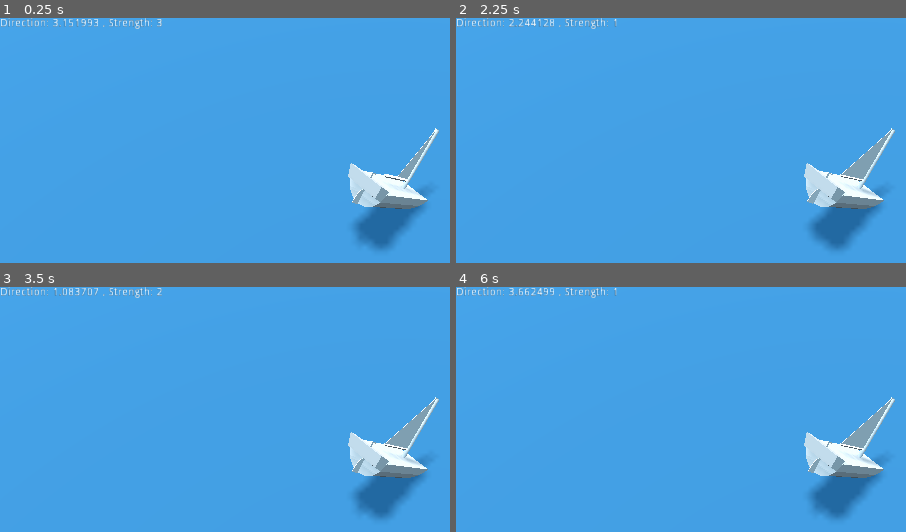
Above: before the commit, frames 1-4 (two rows, left to right).
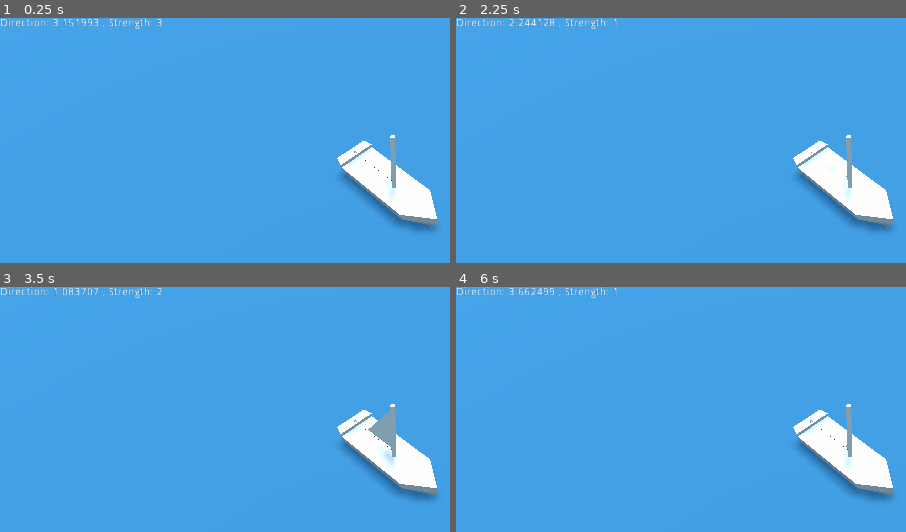
Above: after the commit, the same moments.

Repository: MrBananaLord/pirates
Game: Godot game, scene res://Main.tscn
Same seed, same stepped clock (60 frames per second), same inputs: the game is played once before the commit and once after it.
Inputs:
- Up to frame 1 (0.25 s): no input
- Up to frame 2 (2.25 s): tap Enter at 0.5 s; hold Up (sail_up_1) 0.53-1.28 s; hold A (rudder_portside_1, bound only after the commit) 0.53-1.28 s; tap Left (rudder_portside_1, bound only before the commit) at 0.8, 1.35 s; tap Space at 1.25 s; hold Down (sail_down_1) 1.28-2.03 s; tap D (rudder_starboard_1, bound only after the commit) at 1.55 s; hold Up (sail_up_1) from 2.03 s (still down); hold D (rudder_starboard_1, bound only after the commit) from 2.03 s (still down)
- Up to frame 3 (3.5 s): keep holding Up (sail_up_1); tap Right (rudder_starboard_1, bound only before the commit) at 2.3, 2.85 s; tap Enter at 2.75 s; release D (rudder_starboard_1, bound only after the commit) at 2.78 s; tap A (rudder_portside_1, bound only after the commit) at 3.05 s
- Up to frame 4 (6 s): tap Space at 3.5, 5.75 s; release Up (sail_up_1) at 3.53 s; hold A (rudder_portside_1, bound only after the commit) 3.53-4.28 s; hold Down (sail_down_1) 3.53-5.78 s; tap Left (rudder_portside_1, bound only before the commit) at 3.8, 4.35 s; tap Enter at 4.25 s; tap D (rudder_starboard_1, bound only after the commit) at 4.55 s; hold D (rudder_starboard_1, bound only after the commit) 5.03-5.78 s; tap Right (rudder_starboard_1, bound only before the commit) at 5.3, 5.85 s; hold Up (sail_up_1) from 5.78 s (still down)

The runs differ from the first frame. In frame 1, 5.5% of the frame differs, in the area x 74-98%, y 44-95%; in frame 2, 5.7%; in frame 3, 5.9%; in frame 4, 5.7%.

Commit message:
Movable sail.

Diff:
--- a/Main.tscn
+++ b/Main.tscn
@@ -15,7 +15,7 @@
 [node name="Main" type="Node"]
 
 [node name="Player" parent="." instance=ExtResource( 1 )]
-transform = Transform( -0.707107, 0.5, 0.5, 0, 0.707107, -0.707107, -0.707107, -0.5, -0.5, 0, 0, 0 )
+transform = Transform( 0.707107, 0, 0.707107, 0, 1, 0, -0.707107, 0, 0.707107, 0, 0, 0 )
 
 [node name="Water" type="StaticBody" parent="."]
 transform = Transform( 1, 0, 0, 0, 1, 0, 0, 0, 1, 0, -1, 0 )
--- a/Player.gd
+++ b/Player.gd
@@ -6,11 +6,15 @@
 	pass
 
 func _physics_process(delta):
-	if Input.is_action_just_pressed("sail_up_1"):
+	if Input.is_action_pressed("sail_up_1"):
 		$Pivot/Ship.sailsUp()
-	if Input.is_action_just_pressed("sail_down_1"):
+	if Input.is_action_pressed("sail_down_1"):
 		$Pivot/Ship.sailsDown()
 	if Input.is_action_pressed("rudder_portside_1"):
 		$Pivot/Ship.rudderTurnStarboard()
 	if Input.is_action_pressed("rudder_starboard_1"):
 		$Pivot/Ship.rudderTurnPortside()
+	if Input.is_action_pressed("sail_clockwise_1"):
+		$Pivot/Ship.sailClockwise()
+	if Input.is_action_pressed("sail_counterclockwise_1"):
+		$Pivot/Ship.sailCounterclockwise()
--- a/Ship.gd
+++ b/Ship.gd
@@ -1,37 +1,42 @@
 extends Spatial
 
-var sails = [$"Sail 0", $"Sail 1", $"Sail 2"]
-var activeSailIndex = 0
-var rudderRotationSpeed = 1
+var initialSailScale = $Hull/Mast/Sail.scale
+var sailFold = 100
+var sailFoldSpeed = 1
+var rudderRotationSpeed = deg2rad(1)
+var mastRotationSpeed = deg2rad(1)
 var rudderAngle = 0
 
 func _ready():
-	_setActiveSail(1)
+	_setSailFold(0)
 
 func sailsUp():
-	if activeSailIndex + 1 < sails.size():
-		_setActiveSail(activeSailIndex + 1)
+	if sailFold + sailFoldSpeed <= 100:
+		_setSailFold(sailFold + sailFoldSpeed)
 
 func sailsDown():
-	if activeSailIndex - 1 >= 0:
-		_setActiveSail(activeSailIndex - 1)
+	if sailFold - sailFoldSpeed >= 0:
+		_setSailFold(sailFold - sailFoldSpeed)
 
 func rudderTurnStarboard():
-	if rudderAngle - deg2rad(rudderRotationSpeed) >= deg2rad(-45):
-		_turnRudderBy(-deg2rad(rudderRotationSpeed))
+	if rudderAngle - rudderRotationSpeed >= deg2rad(-45):
+		_turnRudderBy(-rudderRotationSpeed)
 
 func rudderTurnPortside():
-	if rudderAngle + deg2rad(rudderRotationSpeed) <= deg2rad(45):
-		_turnRudderBy(deg2rad(rudderRotationSpeed))
+	if rudderAngle + rudderRotationSpeed <= deg2rad(45):
+		_turnRudderBy(rudderRotationSpeed)
 
-func _setActiveSail(index):
-	activeSailIndex = index
+func _setSailFold(fold):
+	sailFold = fold
+	print(fold / 100.0)
+	$Hull/Mast/Sail.scale = initialSailScale * (fold / 100.0)
 
-	for sail in sails:
-		sail.hide()
+func sailClockwise():
+	$Hull/Mast.rotate_y(-mastRotationSpeed)
 
-	sails[activeSailIndex].show()
+func sailCounterclockwise():
+	$Hull/Mast.rotate_y(mastRotationSpeed)
 
 func _turnRudderBy(radAngle):
 	rudderAngle += radAngle
-	$Rudder.rotate_y(radAngle)
+	$Hull/Rudder.rotate_y(radAngle)
--- a/project.godot
+++ b/project.godot
@@ -32,10 +32,20 @@
 }
 rudder_portside_1={
 "deadzone": 0.5,
+"events": [ Object(InputEventKey,"resource_local_to_scene":false,"resource_name":"","device":0,"alt":false,"shift":false,"control":false,"meta":false,"command":false,"pressed":false,"scancode":65,"unicode":0,"echo":false,"script":null)
+ ]
+}
+rudder_starboard_1={
+"deadzone": 0.5,
+"events": [ Object(InputEventKey,"resource_local_to_scene":false,"resource_name":"","device":0,"alt":false,"shift":false,"control":false,"meta":false,"command":false,"pressed":false,"scancode":68,"unicode":0,"echo":false,"script":null)
+ ]
+}
+sail_clockwise_1={
+"deadzone": 0.5,
 "events": [ Object(InputEventKey,"resource_local_to_scene":false,"resource_name":"","device":0,"alt":false,"shift":false,"control":false,"meta":false,"command":false,"pressed":false,"scancode":16777231,"unicode":0,"echo":false,"script":null)
  ]
 }
-rudder_starboard_1={
+sail_counterclockwise_1={
 "deadzone": 0.5,
 "events": [ Object(InputEventKey,"resource_local_to_scene":false,"resource_name":"","device":0,"alt":false,"shift":false,"control":false,"meta":false,"command":false,"pressed":false,"scancode":16777233,"unicode":0,"echo":false,"script":null)
  ]
Binary file changed: assets/ship.glb
Not shown, changed: assets/ship.blend
Not shown, changed: assets/ship.blend1
